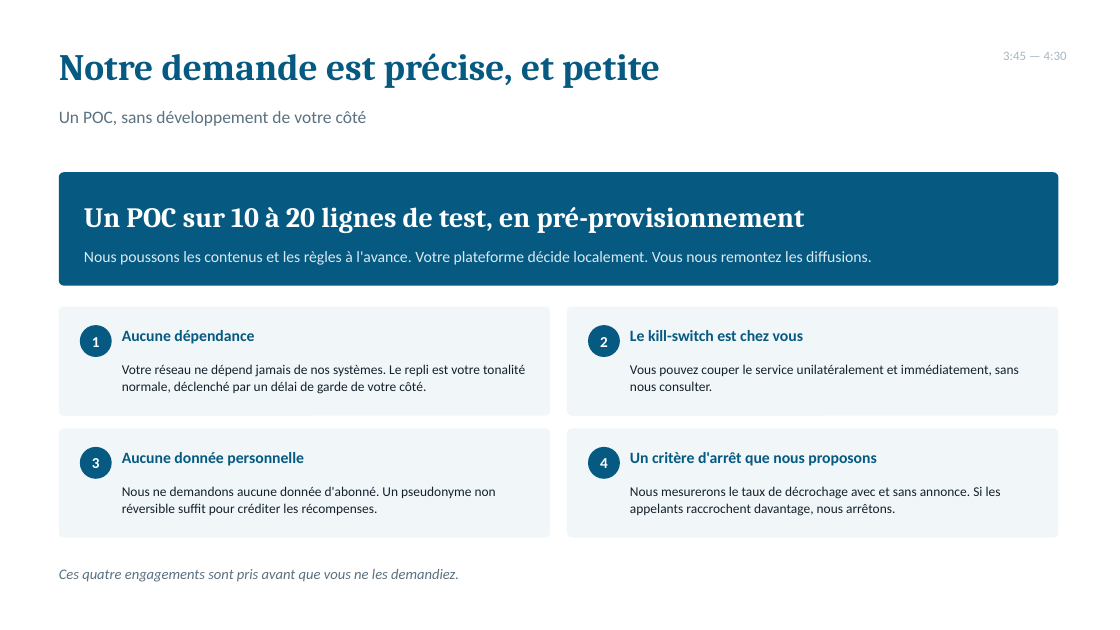
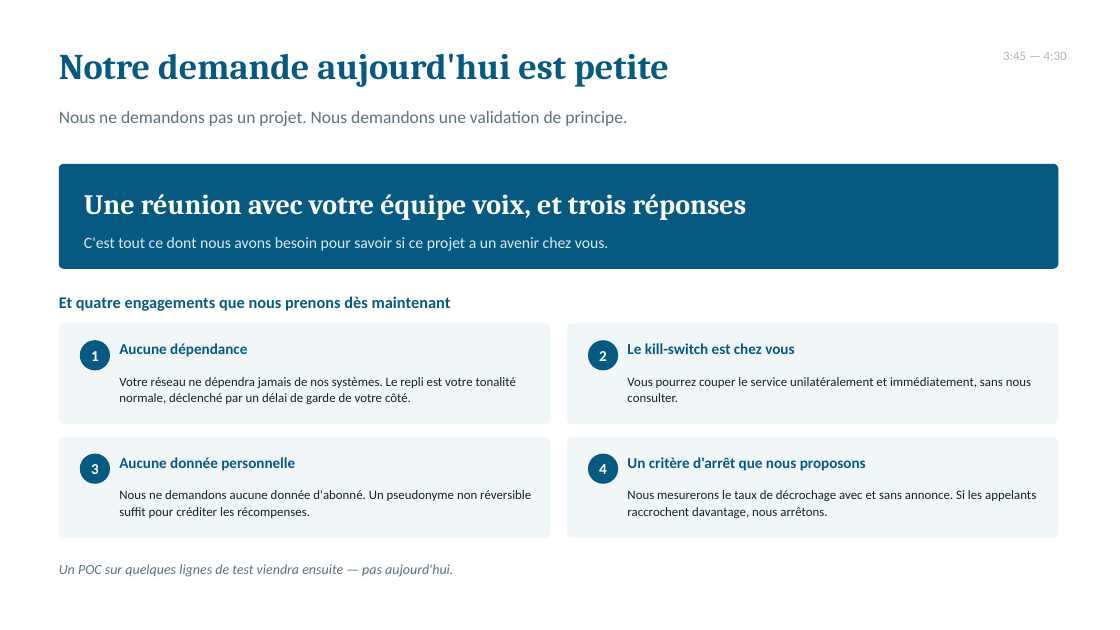
Before and after one commit to techres2boost/mms-consulting, a slide deck: slide 6 of docs/presentation/Call_Com_Orange_Premiere_Rencontre_5min.pptx. Drawn at 1120x630 pixels with LibreOffice and Linux fonts; fonts in the diff are those of the drawing. Boxes give left, top, right and bottom in pixels: in the first picture for what was removed or moved away, otherwise in the second. Text is boxed around its words. In the diff, an @@ line names an element or a change of style, - is before the commit and + after.

```diff
--- a/docs/presentation/Call_Com_Orange_Premiere_Rencontre_5min.pptx
+++ b/docs/presentation/Call_Com_Orange_Premiere_Rencontre_5min.pptx
@@ text at [59, 53, 669, 87]: text changed; size 32 to 31 pt @@
-Notre demande est précise, et petite
+Notre demande aujourd'hui est petite
@@ text at [59, 111, 627, 126]: text changed @@
-Un POC, sans développement de votre côté
+Nous ne demandons pas un projet. Nous demandons une validation de principe.
@@ rounded rectangle: place and size @@
-rounded rectangle at [59, 172, 1059, 286]
+rounded rectangle at [59, 164, 1059, 269]
@@ text at [84, 194, 747, 220]: text changed @@
-Un POC sur 10 à 20 lignes de test, en pré-provisionnement
+Une réunion avec votre équipe voix, et trois réponses
@@ text at [84, 237, 609, 251]: text changed @@
-Nous poussons les contenus et les règles à l'avance. Votre plateforme décide localement. Vous nous remontez les diffusions.
+C'est tout ce dont nous avons besoin pour savoir si ce projet a un avenir chez vous.
@@ text added at [59, 296, 451, 311], 14 pt, text #065A82, bold @@
+Et quatre engagements que nous prenons dès maintenant
@@ rounded rectangle: place and size @@
-rounded rectangle at [59, 307, 550, 416]
+rounded rectangle at [59, 323, 550, 424]
@@ proportions changed in 5 elements at [59, 164, 1059, 269], [59, 437, 550, 538], [567, 437, 1059, 538], [59, 323, 550, 424], [567, 323, 1059, 424] @@
@@ rounded rectangle: place and size @@
-rounded rectangle at [567, 307, 1059, 416]
+rounded rectangle at [567, 323, 1059, 424]
@@ 2 texts, 2 ellipses: place and size @@
-2 texts, 2 ellipses at [80, 325, 620, 357]
+2 texts, 2 ellipses at [80, 340, 618, 371]
@@ text "Aucune dépendance": place and size @@
-text "Aucune dépendance" at [122, 330, 254, 344]
+text "Aucune dépendance" at [119, 343, 247, 357]
@@ size 13.5 to 13 pt in 4 elements at [627, 457, 866, 471], [119, 457, 295, 471], [119, 343, 247, 357], [627, 343, 794, 354] @@
@@ text "Le kill-switch est chez vous": place and size @@
-text "Le kill-switch est chez vous" at [630, 330, 803, 341]
+text "Le kill-switch est chez vous" at [627, 343, 794, 354]
@@ text at [119, 377, 516, 404]: text changed; size 11.5 to 11 pt @@
-Votre réseau ne dépend jamais de nos systèmes. Le repli est votre tonalité normale, déclenché par un délai de garde de votre côté.
+Votre réseau ne dépendra jamais de nos systèmes. Le repli est votre tonalité normale, déclenché par un délai de garde de votre côté.
@@ text at [627, 377, 1031, 402]: text changed; size 11.5 to 11 pt @@
-Vous pouvez couper le service unilatéralement et immédiatement, sans nous consulter.
+Vous pourrez couper le service unilatéralement et immédiatement, sans nous consulter.
@@ rounded rectangle: place and size @@
-rounded rectangle at [59, 429, 550, 538]
+rounded rectangle at [59, 437, 550, 538]
@@ rounded rectangle: place and size @@
-rounded rectangle at [567, 429, 1059, 538]
+rounded rectangle at [567, 437, 1059, 538]
@@ 2 texts, 2 ellipses: place and size @@
-2 texts, 2 ellipses at [80, 447, 620, 479]
+2 texts, 2 ellipses at [80, 454, 618, 484]
@@ text "Nous ne demandons aucune donnée ..." at [119, 490, 531, 518]: size 11.5 to 11 pt; line spacing 14.5pt to 14pt @@
@@ text "Nous mesurerons le taux de ..." at [627, 490, 1036, 518]: size 11.5 to 11 pt; line spacing 14.5pt to 14pt @@
@@ text removed at [59, 569, 459, 582] @@
-Ces quatre engagements sont pris avant que vous ne les demandiez.
@@ text added at [59, 564, 453, 577], 12 pt, text #5B7180, italic @@
+Un POC sur quelques lignes de test viendra ensuite — pas aujourd'hui.
```
Also in this commit, not shown: 5 other slides changed, 3 slides added, 3 slides removed, 6 other files.
